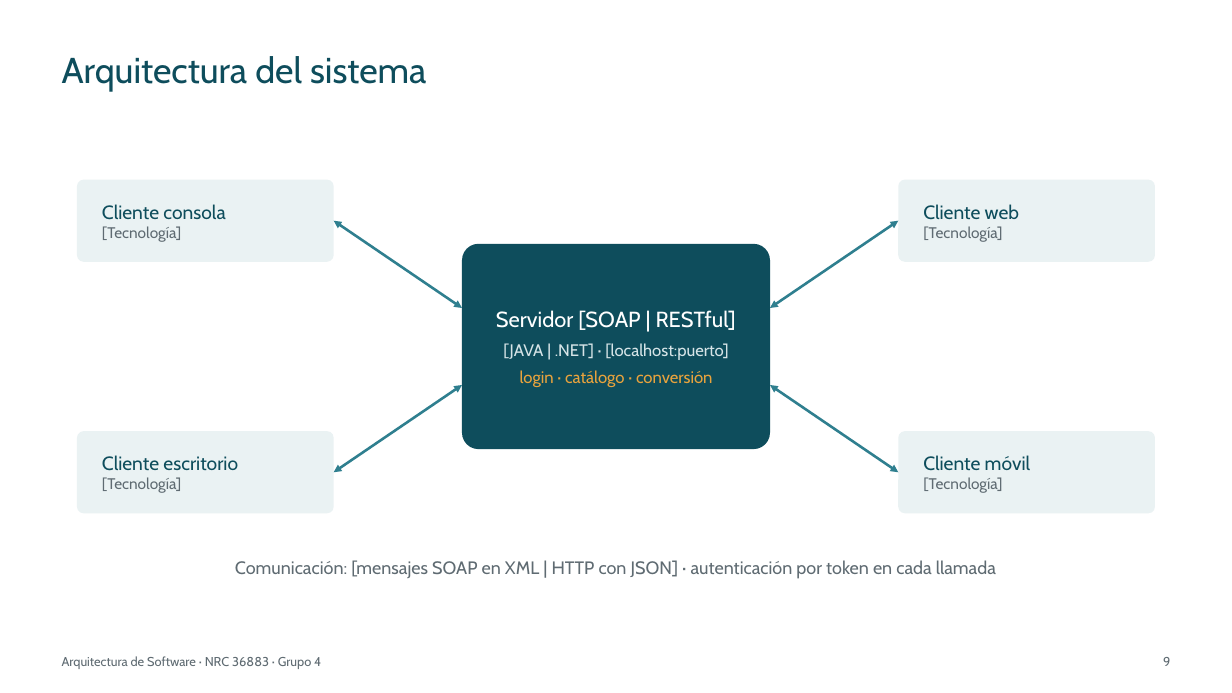
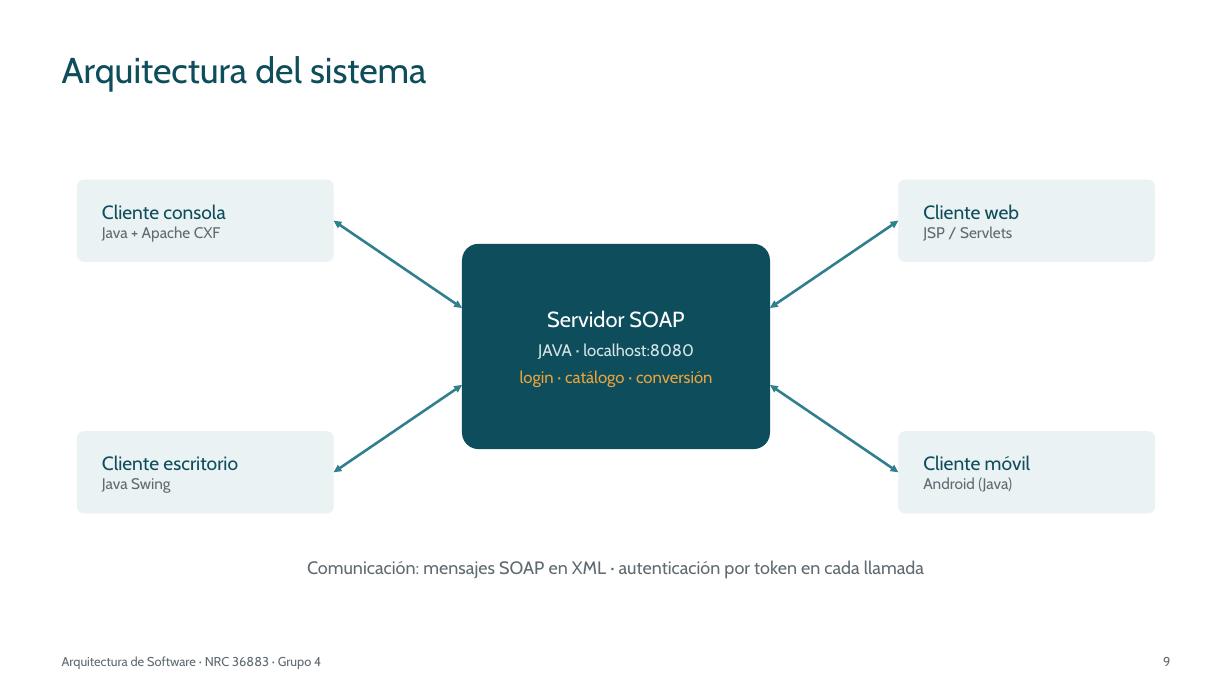
Before and after one commit to IMarcusDev/TI.1.1.-PAO202651_SOAP_JAVA_SINBDD_NRC_36883_GR04, a slide deck: slide 9 of 05. DOCUMENTACION/PRESENTACION TI.1.1. SOAP sin BDD en JAVA GR4.pptx. Drawn at 1232x693 pixels with LibreOffice and Linux fonts; fonts in the diff are those of the drawing. Boxes give left, top, right and bottom in pixels: in the first picture for what was removed or moved away, otherwise in the second. Text is boxed around its words. In the diff, an @@ line names an element or a change of style, - is before the commit and + after.

```diff
--- a/05. DOCUMENTACION/PRESENTACION TI.1.1. SOAP sin BDD en JAVA GR4.pptx
+++ b/05. DOCUMENTACION/PRESENTACION TI.1.1. SOAP sin BDD en JAVA GR4.pptx
@@ text in rounded rectangle at (x1=102, y1=226, x2=221, y2=242): text changed @@
-[Tecnología]
+Java + Apache CXF
@@ text in rounded rectangle at (x1=923, y1=226, x2=1012, y2=241): text changed @@
-[Tecnología]
+JSP / Servlets
@@ text in rounded rectangle at (x1=538, y1=310, x2=694, y2=359): text changed @@
-Servidor [SOAP | RESTful]
-[JAVA | .NET] · [localhost:puerto]
+Servidor SOAP
+JAVA · localhost:8080
@@ text in rounded rectangle at (x1=102, y1=478, x2=170, y2=493): text changed @@
-[Tecnología]
+Java Swing
@@ text in rounded rectangle at (x1=923, y1=477, x2=1012, y2=492): text changed @@
-[Tecnología]
+Android (Java)
@@ text at (x1=307, y1=560, x2=924, y2=579): text changed @@
-Comunicación: [mensajes SOAP en XML | HTTP con JSON] · autenticación por token en cada llamada
+Comunicación: mensajes SOAP en XML · autenticación por token en cada llamada
```
Also in this commit, not shown: 27 other slides changed.
